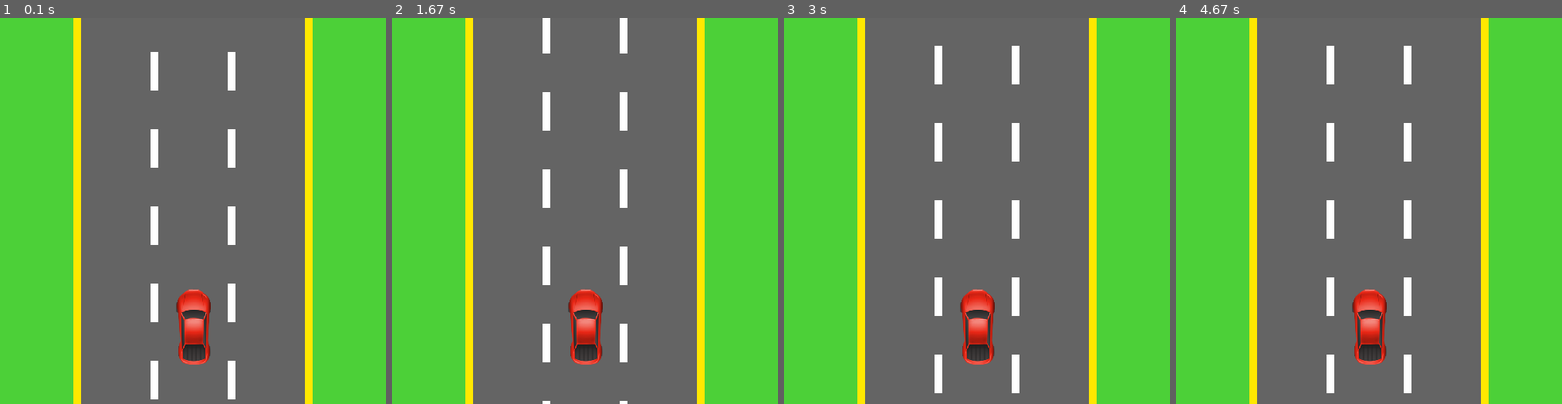
Above: before the commit, frames 1-4 (left to right).
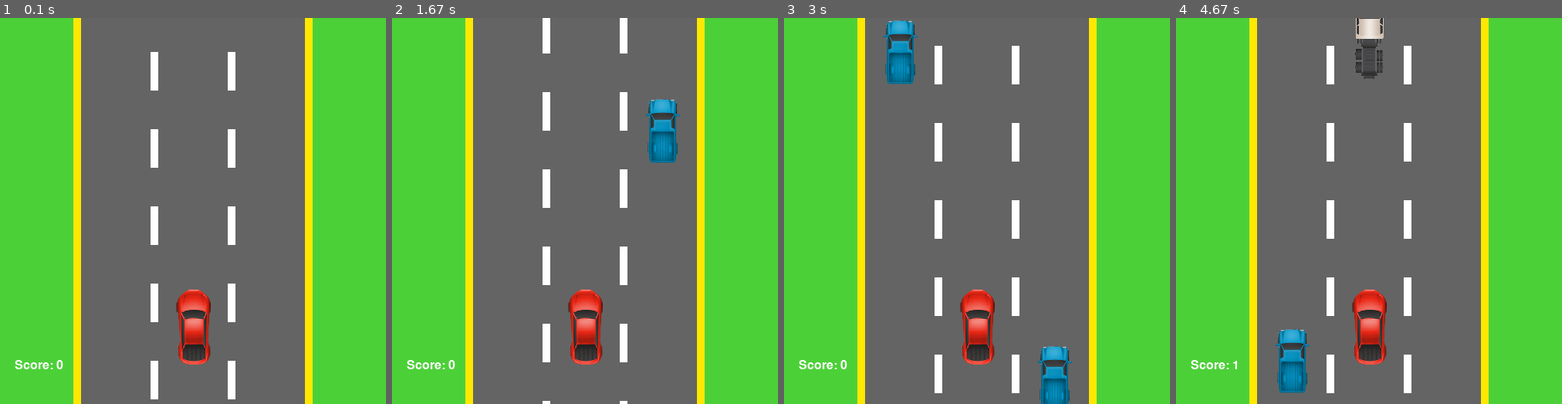
Above: after the commit, the same moments.

Repository: abhishekmshr956/Car-game-pygame
Game: pygame game, started from car_game.py
Same seed, same stepped clock (60 frames per second), same inputs: the game is played once before the commit and once after it.
Inputs:
- Up to frame 1 (0.1 s): no input
- Up to frame 2 (1.67 s): hold Right 0.33-0.8 s; hold Right 0.83-1.3 s; hold Left from 1.33 s (still down)
- Up to frame 3 (3 s): release Left at 1.87 s; hold Left 1.9-2.3 s; hold Right 2.33-2.97 s
- Up to frame 4 (4.67 s): hold Left 3-3.47 s; hold Right 3.5-3.97 s; hold Right 4-4.47 s; hold Left from 4.5 s (still down)

The runs differ from the first frame. In frame 1, 0.1% of the frame differs, in the area x 3-17%, y 88-91%; in frame 2, 1.3%; in frame 3, 2.4%, in the area x 3-75%, y 0-100%; in frame 4, 2.2%.

Commit message:
game implemented

Diff:
--- a/car_game.py
+++ b/car_game.py
@@ -70,6 +70,21 @@
 player = PlayerVehicle(player_x, player_y)
 player_group.add(player)
 
+# Load the other vehicle images
+image_filenames = ['pickup_truck.png', 'semi_trailer.png', 'taxi.png', 'van.png']
+vehicle_images = []
+for image_filename in image_filenames:
+    image = pygame.image.load('images/' + image_filename)
+    vehicle_images.append(image)
+
+# sprite group for vehicles
+vehicle_group = pygame.sprite.Group()
+
+# Load the crash image
+crash = pygame.image.load('images/crash.png')
+crash_rect = crash.get_rect()
+
+
 # game Loop
 clock = pygame.time.Clock()
 fps = 120
@@ -89,6 +104,21 @@
                 player.rect.x -= 100
             elif event.key == K_RIGHT and player.rect.center[0] < right_lane:
                 player.rect.x += 100
+
+            # chek if there's a side swipe collision after changing lanes
+            for vehicle in vehicle_group:
+                if pygame.sprite.collide_rect(player, vehicle):
+
+                    gameover = True
+
+                    # place the player's car next to other vehicle
+                    # and determine where to position the crash image
+                    if event.key == K_LEFT:
+                        player.rect.left = vehicle.rect.right
+                        crash_rect.center = [player.rect.left, (player.rect.center[1] + vehicle.rect.center[1]) / 2]
+                    elif event.key == K_RIGHT:
+                        player.rect.right = vehicle.rect.left
+                        crash_rect.center = [player.rect.right, (player.rect.center[1] + vehicle.rect.center[1]) / 2]
 
     # draw the grass
     screen.fill(green)
@@ -111,7 +141,92 @@
     # draw the player's car
     player_group.draw(screen)
 
+    # add up to two vehicles
+    if len(vehicle_group) < 2:
+
+        # ensure there's enough gap between vehicles
+        add_vehicle = True
+        for vehicle in vehicle_group:
+            if vehicle.rect.top < vehicle.rect.height * 1.5:
+                add_vehicle = False
+
+        if add_vehicle:
+
+            # select a random lane
+            lane = random.choice(lanes)
+
+            # select a random vehicle image
+            image = random.choice(vehicle_images)
+            vehicle = Vehicle(image, lane, height / -2)
+            vehicle_group.add(vehicle)
+
+    # make the vehicle move
+    for vehicle in vehicle_group:
+        vehicle.rect.y += speed
+
+        # remove the vehicle once it goes off screen
+        if vehicle.rect.top >= height:
+            vehicle.kill()
+
+            # add to score
+            score += 1
+
+            # speed up the game after passing 10 vehicles
+            if score > 0 and score % 10 == 0:
+                speed += 1
+
+    # draw the vehicles
+    vehicle_group.draw(screen)
+
+    # display the score
+    font = pygame.font.Font(pygame.font.get_default_font(), 16)
+    text = font.render(f'Score: {score}', True, white)
+    text_rect = text.get_rect()
+    text_rect.center = (50, 450)
+    screen.blit(text, text_rect)
+
+    # chekc if there's a head on collision
+    if pygame.sprite.spritecollide(player, vehicle_group, True):
+        gameover = True
+        crash_rect.center = [player.rect.center[0], player.rect.top]
+
+    # display game over
+    if gameover:
+        screen.blit(crash, crash_rect)
+
+        pygame.draw.rect(screen, red, (0, 50, width, 100))
+
+        font = pygame.font.Font(pygame.font.get_default_font(), 16)
+        text = font.render('Game over. Play again? (Enter Y or N)', True, white)
+        text_rect = text.get_rect()
+        text_rect.center = (width / 2, 100)
+        screen.blit(text, text_rect)
 
     pygame.display.update()
 
+    # check if player wants to play again
+    while gameover:
+
+        clock.tick(fps)
+
+        for event in pygame.event.get():
+
+            if event.type == QUIT:
+                gameover = False
+                running = False
+
+            # get the player's input (y or n)
+            if event.type == KEYDOWN:
+                if event.key == K_y:
+                    # reset the game
+                    gameover = False
+                    speed = 2
+                    score = 0
+                    vehicle_group.empty()
+                    player.rect.center = [player_x, player_y]
+                elif event.key == K_n:
+                    # exit the Loops
+                    gameover = False
+                    running = False
+
 pygame.quit()
